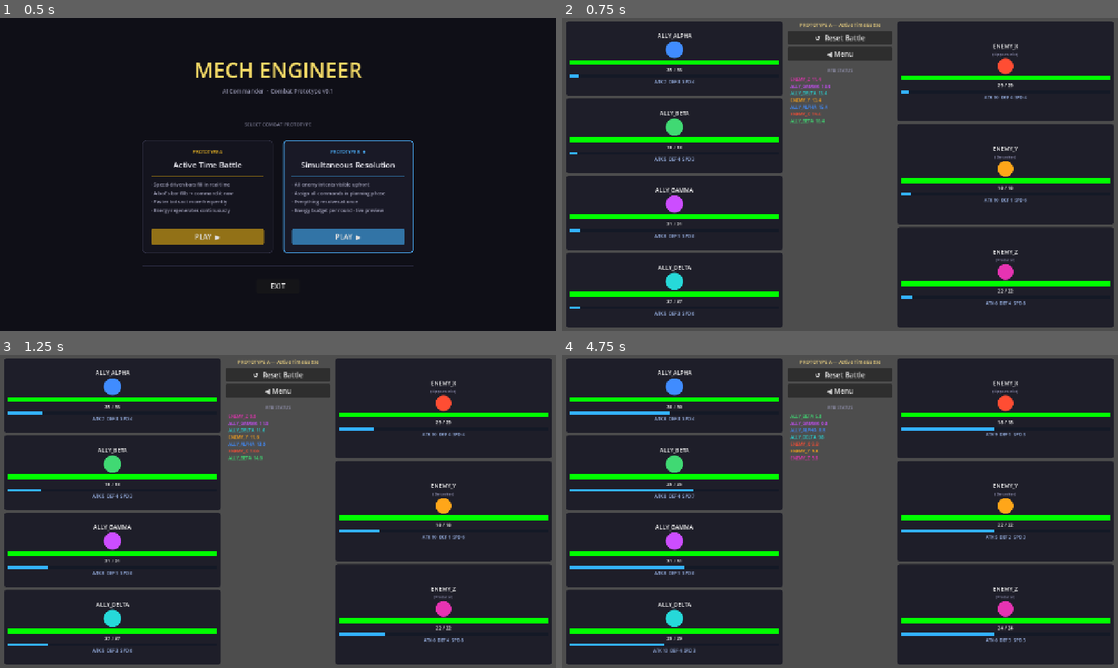
Above: before the commit, frames 1-4 (two rows, left to right).
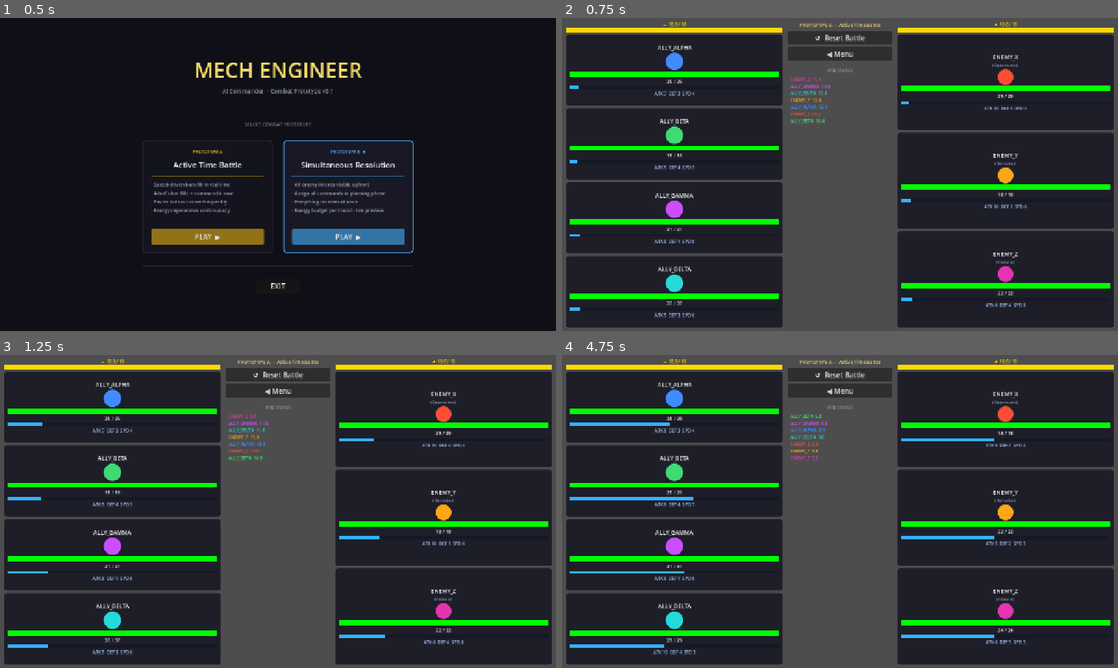
Above: after the commit, the same moments.

Repository: BrickwaII/MechEngineer
Game: Godot game, scene res://menu/main_menu.tscn
Same seed, same stepped clock (60 frames per second), same inputs: the game is played once before the commit and once after it.
Inputs (mouse positions are in pixels of both pictures, inside the frame that each line leads up to):
- Up to frame 1 (0.5 s): no input
- Up to frame 2 (0.75 s): click "PLAY ▶" at 0.5 s
- Up to frame 3 (1.25 s): no input
- Up to frame 4 (4.75 s): click "↺ Reset Battle" at 1.25 s; click "◀ Menu" at 2 s; click "PLAY ▶" at 2.75 s; move the mouse to (673, 395) at 3.52 s; click (673, 395) at 3.67 s; move the mouse to (673, 473) at 4.27 s; click (673, 473) at 4.42 s

Frame 1 is identical in both runs. In frame 2, 16% of the frame differs, in the area x 0-100%, y 1-96%; in frame 3, 17%; in frame 4, 18%.

Commit message:
Add team energy system with yellow energy bars and WAIT action
Each side has a shared pool of 10 energy that regens at 0.5/sec (even during
the player's turn, so stalling costs the enemy energy too). Bots' ATB triggers
only when team can afford at least their cheapest skill. Once triggered, skills
show dimmed colors for unaffordable options. Enemy auto-attacks cost 1 energy.

New WAIT button in the skill accordion adds 8 ticks to a bot's ATB cooldown
instead of fully resetting it — useful for banking energy or timing actions.
ATB bars turn yellow when a bot is ready but blocked waiting for energy.

Diff:
--- a/battle/bot_card.gd
+++ b/battle/bot_card.gd
@@ -5,6 +5,7 @@
 signal skill_chosen(skill: SkillData)
 signal preview_result(confirmed: bool)
 signal accordion_interacted
+signal wait_chosen
 
 var bot_data: BotData
 
@@ -169,7 +170,7 @@
 
 	update_display()
 
-func show_skill_accordion(skill_slots: Dictionary) -> void:
+func show_skill_accordion(skill_slots: Dictionary, team_energy: float = 999.0) -> void:
 	_current_skill_slots = skill_slots
 	_clear_step_panel()
 	if _step_panel == null:
@@ -223,7 +224,9 @@
 			sbtn.size_flags_horizontal = Control.SIZE_EXPAND_FILL
 			sbtn.custom_minimum_size = Vector2(0, 18)
 			sbtn.add_theme_font_size_override("font_size", 10)
-			sbtn.add_theme_color_override("font_color", cat_color)
+			var can_afford := skill.energy_cost <= team_energy
+			sbtn.add_theme_color_override("font_color",
+				cat_color if can_afford else Color(cat_color.r * 0.45, cat_color.g * 0.45, cat_color.b * 0.45))
 			btn_row.add_child(sbtn)
 
 			var cancel_btn := Button.new()
@@ -293,6 +296,21 @@
 			list.visible = not list.visible
 		)
 
+	var wait_sep := HSeparator.new()
+	_step_panel.add_child(wait_sep)
+
+	var wait_btn := Button.new()
+	wait_btn.text = "⏸  WAIT  [+8 ATB]"
+	wait_btn.size_flags_horizontal = Control.SIZE_EXPAND_FILL
+	wait_btn.custom_minimum_size = Vector2(0, 22)
+	wait_btn.add_theme_font_size_override("font_size", 10)
+	wait_btn.add_theme_color_override("font_color", Color(0.55, 0.55, 0.65))
+	wait_btn.pressed.connect(func() -> void:
+		SFX.select()
+		wait_chosen.emit()
+	)
+	_step_panel.add_child(wait_btn)
+
 func show_preview(preview_text: String) -> void:
 	_clear_step_panel()
 	if _step_panel == null:
@@ -395,12 +413,14 @@
 		else:
 			_assignment_label.visible = false
 
-func update_atb(cooldown: float, max_val: float) -> void:
+func update_atb(cooldown: float, max_val: float, energy_blocked: bool = false) -> void:
 	if _atb_bar == null or max_val <= 0.0:
 		return
 	var pct := 1.0 - clampf(cooldown / max_val, 0.0, 1.0)
 	_atb_bar.value = pct * 100.0
-	if cooldown <= 0.0:
+	if energy_blocked:
+		_atb_bar_style.bg_color = Color(1.0, 0.75, 0.0)
+	elif cooldown <= 0.0:
 		_atb_bar_style.bg_color = Color(0.0, 1.0, 0.55)
 	else:
 		_atb_bar_style.bg_color = Color(0.2, 0.7, 1.0)
--- a/battle/main.gd
+++ b/battle/main.gd
@@ -15,6 +15,11 @@
 var _active_card: BotCard = null
 var _status_label: Label
 
+var _ally_energy_bar: ProgressBar
+var _enemy_energy_bar: ProgressBar
+var _ally_energy_label: Label
+var _enemy_energy_label: Label
+
 var _battle_gen: int = 0
 var _in_ally_action: bool = false
 var _awaiting_ally_select: bool = false
@@ -127,6 +132,7 @@
 	battle_manager.attack_performed.connect(_on_attack_performed)
 	battle_manager.setup_battle(_combat_log, null)
 
+	_build_energy_bars()
 	_build_bot_cards()
 	_refresh_atb_queue()
 	_reset_btn.pressed.connect(_on_reset_pressed)
@@ -134,7 +140,19 @@
 # ── ATB tick ──────────────────────────────────────────────────────────────────
 
 func _process(delta: float) -> void:
-	if _atb_state != ATBState.TICKING or battle_manager == null:
+	if battle_manager == null or _atb_state == ATBState.OVER:
+		return
+
+	# Energy regens continuously — even while the player is choosing an action
+	var regen := 0.5 * delta
+	battle_manager.ally_energy  = minf(battle_manager.MAX_ENERGY, battle_manager.ally_energy  + regen)
+	battle_manager.enemy_energy = minf(battle_manager.MAX_ENERGY, battle_manager.enemy_energy + regen)
+
+	if _atb_state != ATBState.TICKING:
+		_atb_display_timer += delta
+		if _atb_display_timer >= 0.15:
+			_atb_display_timer = 0.0
+			_refresh_energy_bars()
 		return
 
 	var tick_rate := 4.0
@@ -145,14 +163,14 @@
 		if bot.is_dead:
 			continue
 		bot.atb_cooldown = maxf(0.0, bot.atb_cooldown - delta * tick_rate)
-		if bot.atb_cooldown <= 0.0:
+		if bot.atb_cooldown <= 0.0 and battle_manager.can_act_energy_wise(bot):
 			ready_allies.append(bot)
 
 	for bot: BotData in battle_manager.enemies:
 		if bot.is_dead:
 			continue
 		bot.atb_cooldown = maxf(0.0, bot.atb_cooldown - delta * tick_rate)
-		if bot.atb_cooldown <= 0.0:
+		if bot.atb_cooldown <= 0.0 and battle_manager.can_act_energy_wise(bot):
 			ready_enemies.append(bot)
 
 	_refresh_all_atb()
@@ -161,6 +179,7 @@
 	if _atb_display_timer >= 0.15:
 		_atb_display_timer = 0.0
 		_refresh_atb_queue()
+		_refresh_energy_bars()
 
 	if not ready_allies.is_empty():
 		_atb_state = ATBState.RESOLVING
@@ -200,21 +219,24 @@
 		_active_card.set_active(true)
 
 	_draw_enemy_intents()
-	var success := await _do_ally_action(actor)
+	var action_result := await _do_ally_action(actor)
 	_clear_enemy_intents()
 
 	if _battle_gen != gen:
 		_atb_state = ATBState.TICKING
 		return
 
-	if success:
+	if action_result == 1:
 		actor.atb_cooldown = actor.atb_max
+	elif action_result == 2:
+		actor.atb_cooldown = 8.0
 
 	if _active_card:
 		_active_card.set_active(false)
 		_active_card = null
 
 	_refresh_all_cards()
+	_refresh_energy_bars()
 
 	if battle_manager.check_battle_over():
 		_atb_state = ATBState.OVER
@@ -240,6 +262,7 @@
 
 	enemy.reset_round_bonuses()
 	battle_manager.resolve_for_bot(enemy, BotData.Command.ATTACK)
+	battle_manager.spend_energy(enemy, 1)
 	enemy.atb_cooldown = enemy.atb_max
 
 	await get_tree().create_timer(0.35).timeout
@@ -254,30 +277,34 @@
 
 	_update_status("")
 	_refresh_all_cards()
+	_refresh_energy_bars()
 
 	if battle_manager.check_battle_over():
 		_atb_state = ATBState.OVER
 	else:
 		_atb_state = ATBState.TICKING
 
-func _do_ally_action(actor: BotData) -> bool:
+func _do_ally_action(actor: BotData) -> int:
 	var gen := _battle_gen
 	var card := bot_to_card.get(actor) as BotCard
 	if card == null:
-		return false
+		return 0
 
 	var current_skill: SkillData = null
 	var current_targets: Array[BotData] = []
 	var chosen_target: Variant = null
 	var executed := false
+	var waited   := false
 
 	var skill_fwd := func(s: SkillData) -> void: _turn_input.emit(s)
-	var nav_fwd   := func() -> void: _turn_input.emit("clear")
+	var nav_fwd   := func() -> void:             _turn_input.emit("clear")
+	var wait_fwd  := func() -> void:             _turn_input.emit("wait")
 	card.skill_chosen.connect(skill_fwd)
 	card.accordion_interacted.connect(nav_fwd)
+	card.wait_chosen.connect(wait_fwd)
 	_in_ally_action = true
-	card.show_skill_accordion(actor.skill_slots)
-	_update_status("YOUR TURN: %s — choose action" % actor.bot_name)
+	card.show_skill_accordion(actor.skill_slots, battle_manager.ally_energy)
+	_update_status("YOUR TURN: %s — choose action  ⚡%.0f" % [actor.bot_name, battle_manager.ally_energy])
 
 	while _battle_gen == gen:
 		var value = await _turn_input
@@ -314,12 +341,17 @@
 			_update_status("Click target  ·  or choose a different action")
 
 		elif value is String:
-			if not current_targets.is_empty():
-				_set_card_highlights(current_targets, false)
-				_clear_target_tooltips(current_targets)
-				current_targets.clear()
-			current_skill = null
-			_update_status("YOUR TURN: %s — choose action" % actor.bot_name)
+			var sval := value as String
+			if sval == "wait":
+				waited = true
+				break
+			elif sval == "clear":
+				if not current_targets.is_empty():
+					_set_card_highlights(current_targets, false)
+					_clear_target_tooltips(current_targets)
+					current_targets.clear()
+				current_skill = null
+				_update_status("YOUR TURN: %s — choose action  ⚡%.0f" % [actor.bot_name, battle_manager.ally_energy])
 
 		elif value is BotData:
 			var target := value as BotData
@@ -336,18 +368,79 @@
 		card.skill_chosen.disconnect(skill_fwd)
 	if is_instance_valid(card) and card.accordion_interacted.is_connected(nav_fwd):
 		card.accordion_interacted.disconnect(nav_fwd)
+	if is_instance_valid(card) and card.wait_chosen.is_connected(wait_fwd):
+		card.wait_chosen.disconnect(wait_fwd)
 	if not current_targets.is_empty():
 		_set_card_highlights(current_targets, false)
 		_clear_target_tooltips(current_targets)
 	if is_instance_valid(card):
 		card.hide_action_ui()
 
-	if not executed or _battle_gen != gen:
-		return false
+	if _battle_gen != gen:
+		return 0
+
+	if waited:
+		battle_manager.add_log("%s waits. (ATB +8)" % actor.bot_name)
+		_update_status("")
+		return 2
+
+	if not executed:
+		return 0
 
 	actor.reset_round_bonuses()
+	battle_manager.spend_energy(actor, current_skill.energy_cost)
 	battle_manager.resolve_for_bot_with_skill(actor, current_skill, chosen_target)
-	return true
+	return 1
+
+# ── Energy UI ────────────────────────────────────────────────────────────────
+
+func _build_energy_bars() -> void:
+	var ally_ui  := _add_energy_bar_to_column(_ally_column)
+	var enemy_ui := _add_energy_bar_to_column(_enemy_column)
+	_ally_energy_bar    = ally_ui[0]  as ProgressBar
+	_ally_energy_label  = ally_ui[1]  as Label
+	_enemy_energy_bar   = enemy_ui[0] as ProgressBar
+	_enemy_energy_label = enemy_ui[1] as Label
+
+func _add_energy_bar_to_column(column: VBoxContainer) -> Array:
+	var hdr := VBoxContainer.new()
+	hdr.add_theme_constant_override("separation", 2)
+	column.add_child(hdr)
+
+	var lbl := Label.new()
+	lbl.text = "⚡ 10.0 / 10"
+	lbl.horizontal_alignment = HORIZONTAL_ALIGNMENT_CENTER
+	lbl.add_theme_font_size_override("font_size", 10)
+	lbl.add_theme_color_override("font_color", Color(1.0, 0.85, 0.0))
+	hdr.add_child(lbl)
+
+	var bar := ProgressBar.new()
+	bar.min_value = 0.0
+	bar.max_value = 100.0
+	bar.value = 100.0
+	bar.show_percentage = false
+	bar.custom_minimum_size = Vector2(0, 8)
+	bar.size_flags_horizontal = Control.SIZE_EXPAND_FILL
+	var bg := StyleBoxFlat.new()
+	bg.bg_color = Color(0.12, 0.1, 0.03)
+	bar.add_theme_stylebox_override("background", bg)
+	var fill := StyleBoxFlat.new()
+	fill.bg_color = Color(1.0, 0.85, 0.0)
+	bar.add_theme_stylebox_override("fill", fill)
+	hdr.add_child(bar)
+
+	return [bar, lbl]
+
+func _refresh_energy_bars() -> void:
+	if _ally_energy_bar == null:
+		return
+	var ae := battle_manager.ally_energy
+	var ee := battle_manager.enemy_energy
+	var mx := battle_manager.MAX_ENERGY
+	_ally_energy_bar.value   = (ae / mx) * 100.0
+	_ally_energy_label.text  = "⚡ %.1f / %d" % [ae, int(mx)]
+	_enemy_energy_bar.value  = (ee / mx) * 100.0
+	_enemy_energy_label.text = "⚡ %.1f / %d" % [ee, int(mx)]
 
 # ── Card building ─────────────────────────────────────────────────────────────
 
@@ -379,7 +472,8 @@
 func _refresh_all_atb() -> void:
 	for bot: BotData in bot_to_card:
 		if not bot.is_dead:
-			(bot_to_card[bot] as BotCard).update_atb(bot.atb_cooldown, bot.atb_max)
+			var blocked := bot.atb_cooldown <= 0.0 and not battle_manager.can_act_energy_wise(bot)
+			(bot_to_card[bot] as BotCard).update_atb(bot.atb_cooldown, bot.atb_max, blocked)
 
 # ── ATB status panel ──────────────────────────────────────────────────────────
 
@@ -516,5 +610,6 @@
 	battle_manager.reset_battle()
 	_build_bot_cards()
 	_refresh_atb_queue()
+	_refresh_energy_bars()
 	_update_status("")
 	_atb_state = ATBState.TICKING
--- a/systems/battle_manager.gd
+++ b/systems/battle_manager.gd
@@ -15,6 +15,10 @@
 var _log_entries: Array[String] = []
 
 var _acting: BotData = null
+
+var ally_energy:  float = 10.0
+var enemy_energy: float = 10.0
+const MAX_ENERGY: float = 10.0
 
 func setup_battle(log_ui: RichTextLabel, label_ui: Label) -> void:
 	combat_log = log_ui
@@ -356,6 +360,25 @@
 	var bot := turn_order[current_turn_index]
 	turn_label.text = "Current Turn: %s" % bot.bot_name
 
+func get_team_energy(bot: BotData) -> float:
+	return ally_energy if allies.has(bot) else enemy_energy
+
+func spend_energy(bot: BotData, cost: int) -> void:
+	if allies.has(bot):
+		ally_energy  = maxf(0.0, ally_energy  - float(cost))
+	else:
+		enemy_energy = maxf(0.0, enemy_energy - float(cost))
+
+func min_energy_cost(bot: BotData) -> int:
+	var min_cost := 999
+	for arr: Array in bot.skill_slots.values():
+		for skill: SkillData in arr:
+			min_cost = mini(min_cost, skill.energy_cost)
+	return 1 if min_cost == 999 else min_cost
+
+func can_act_energy_wise(bot: BotData) -> bool:
+	return get_team_energy(bot) >= float(min_energy_cost(bot))
+
 func check_battle_over() -> bool:
 	if get_alive_allies().is_empty():
 		add_log("★ ENEMIES WIN ★")
@@ -379,6 +402,8 @@
 	_log_entries.clear()
 	_acting = null
 	current_turn_index = 0
+	ally_energy  = MAX_ENERGY
+	enemy_energy = MAX_ENERGY
 	create_test_bots()
 	build_turn_order()
 	update_turn_label()
